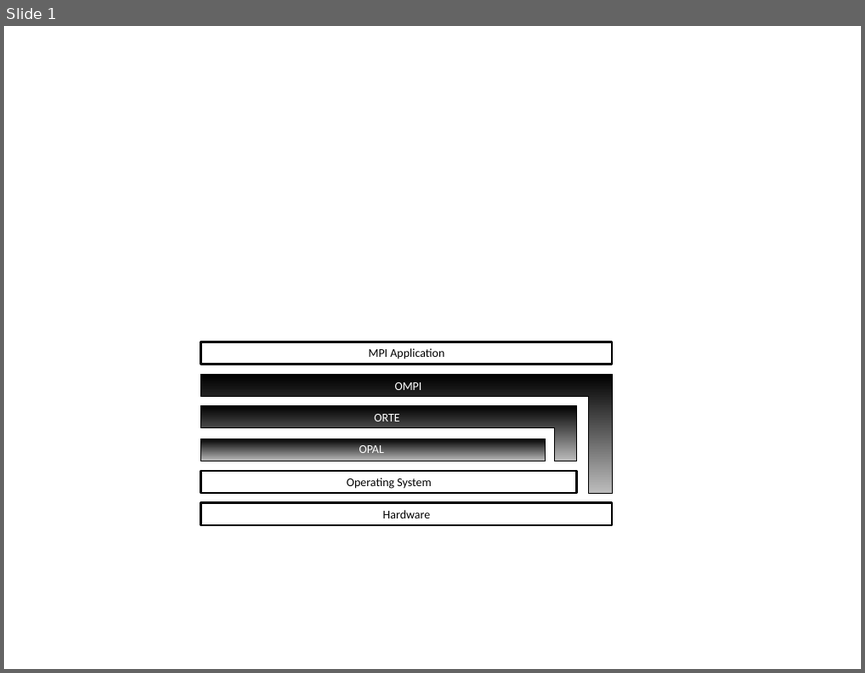
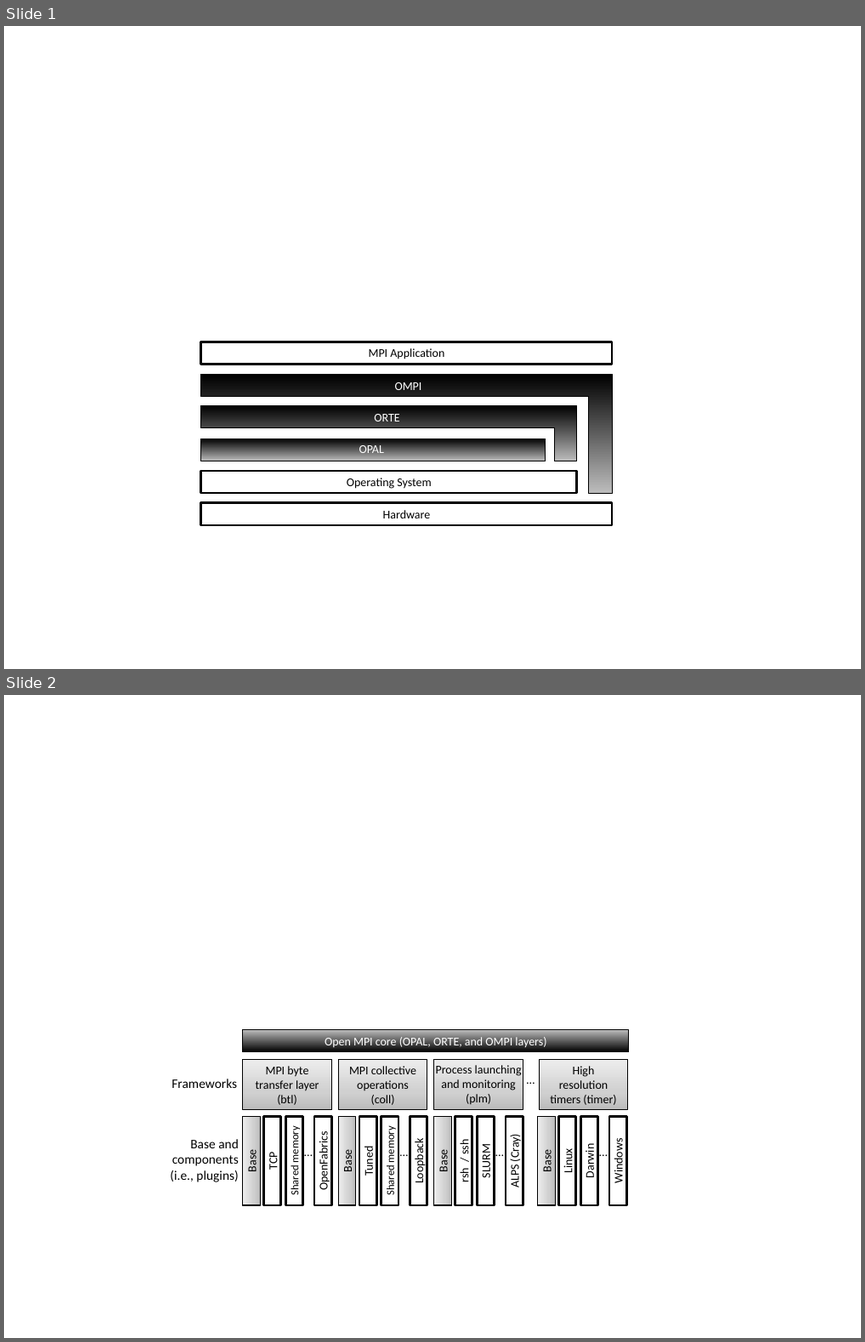
Before and after one commit to catlee/aosa-volume2, a slide deck: tex/images/openmpi/open-mpi-images.pptx. Shown one above the other, each under a label of ours: slide 1 before the commit, slides 1 and 2 after it. The pictures are 865x673 and 865x1342 pixels, drawn with LibreOffice and Linux fonts; fonts in the diff are those of the drawing. Boxes give left, top, right and bottom in pixels: in the first picture for what was removed or moved away, otherwise in the second. Text is boxed around its words. In the diff, an @@ line names an element or a change of style, - is before the commit and + after.

```diff
--- a/tex/images/openmpi/open-mpi-images.pptx
+++ b/tex/images/openmpi/open-mpi-images.pptx
@@ slide 2 added at box(4, 695, 861, 1338), background #FFFFFF @@
@@ rectangle added at box(243, 1029, 629, 1051), fill gradient #000000 to #BDBDBD, outline #000000 0.75 pt, 10 pt, text #FFFFFF @@
+Open MPI core (OPAL, ORTE, and OMPI layers)
@@ rectangle added at box(243, 1059, 332, 1109), fill gradient #BDBDBD to #D1D1D1 to #EEEEEE, outline #000000 0.75 pt, 10 pt, text #000000 @@
+MPI byte transfer layer (btl)
@@ rectangle added at box(338, 1059, 427, 1109), fill gradient #BDBDBD to #D1D1D1 to #EEEEEE, outline #000000 0.75 pt, 10 pt, text #000000 @@
+MPI collective operations (coll)
@@ rectangle added at box(434, 1059, 523, 1109), fill gradient #BDBDBD to #D1D1D1 to #EEEEEE, outline #000000 0.75 pt @@
@@ text added at box(436, 1065, 522, 1105), 10 pt, text #000000 @@
+Process launching and monitoring (plm)
@@ text added at box(518, 1067, 544, 1091), 10 pt, text #000000 @@
+…
@@ rectangle added at box(539, 1059, 628, 1109), fill gradient #BDBDBD to #D1D1D1 to #EEEEEE, outline #000000 0.75 pt, 10 pt, text #000000 @@
+High resolution timers (timer)
@@ text added at box(171, 1078, 237, 1088), 11 pt, text #000000 @@
+Frameworks
@@ text added at box(170, 1139, 239, 1182), 11 pt, text #000000 @@
+Base and
+components
+(i.e., plugins)
@@ group added at box(243, 1116, 331, 1205): 4 rectangles, 1 text @@
+Base
+TCP
+Shared memory
+OpenFabrics
+…
@@ group added at box(339, 1116, 427, 1205): 4 rectangles, 1 text @@
+Base
+Tuned
+Shared memory
+Loopback
+…
@@ group added at box(434, 1116, 523, 1205): 4 rectangles, 1 text @@
+Base
+rsh / ssh
+SLURM
+ALPS (Cray)
+…
@@ group added at box(538, 1116, 627, 1205): 4 rectangles, 1 text @@
+Base
+Linux
+Darwin
+Windows
+…
```
Also in this commit, not shown: 1 slide removed, 2 other files.
